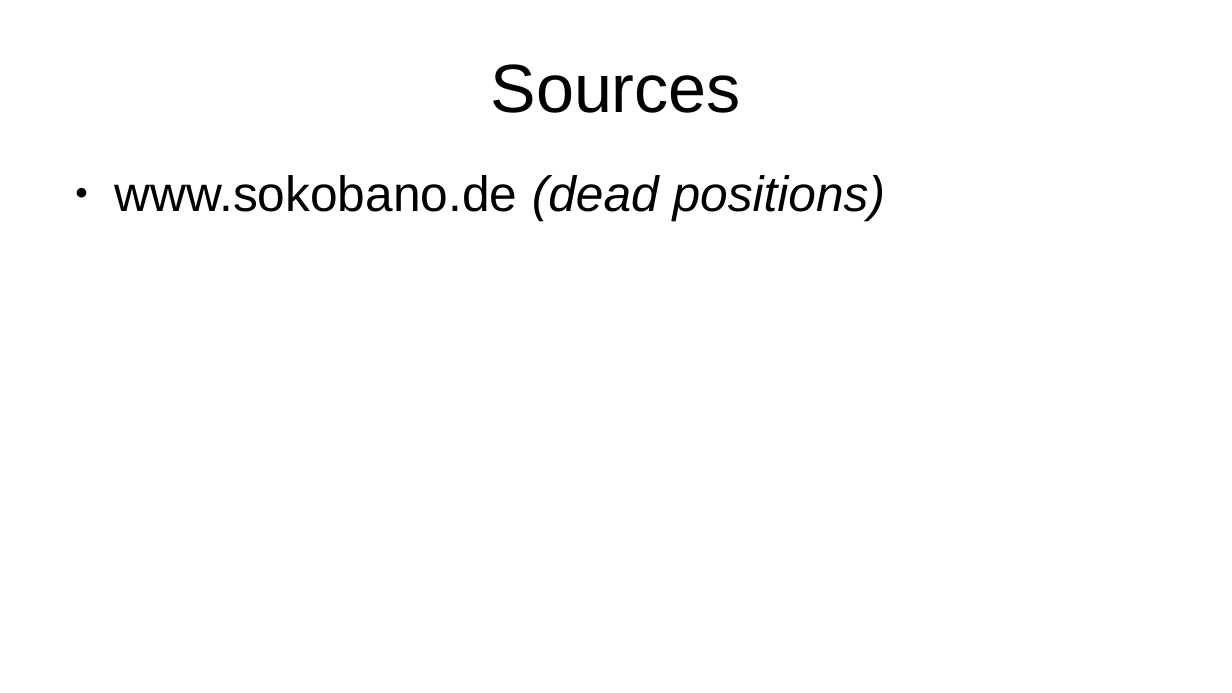
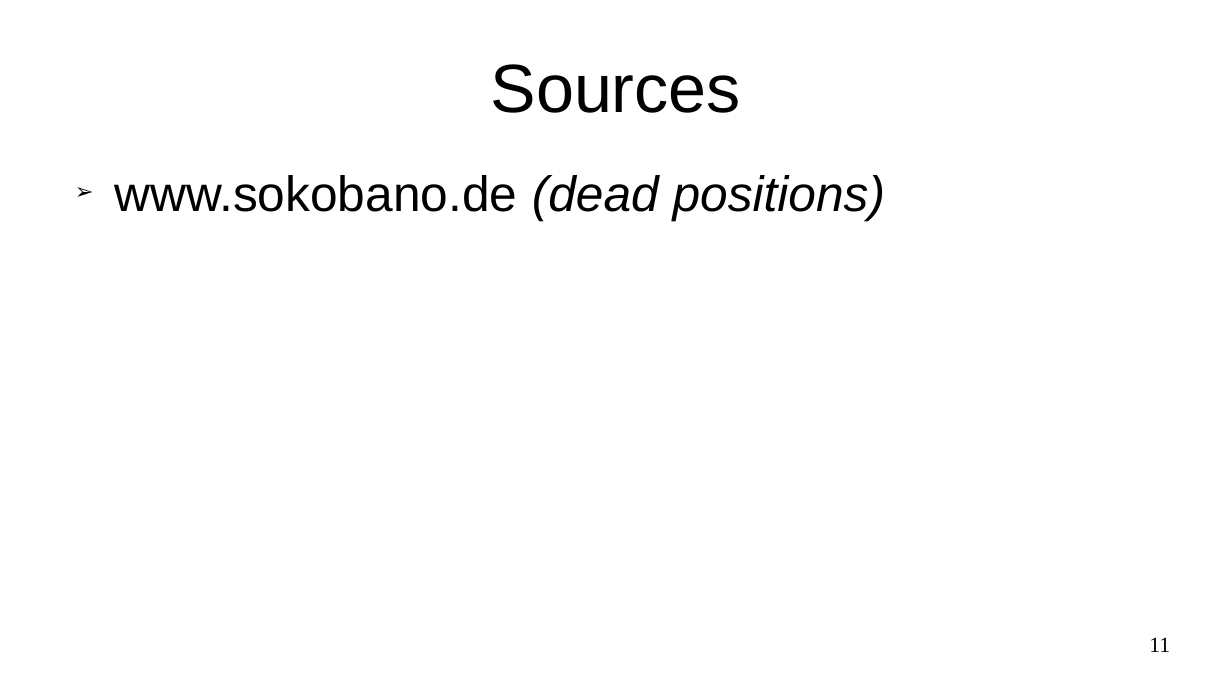
Before and after one commit to PoulpoGaz/sokoshell, a slide deck: slide 11 of documents/presentation.odp (slide 12 before the commit). Drawn at 1232x693 pixels with LibreOffice and Linux fonts; fonts in the diff are those of the drawing. Boxes give left, top, right and bottom in pixels: in the first picture for what was removed or moved away, otherwise in the second. Text is boxed around its words. In the diff, an @@ line names an element or a change of style, - is before the commit and + after.

```diff
--- a/documents/presentation.odp
+++ b/documents/presentation.odp
@@ text "www.sokobano.de (dead positions)" at (114, 175, 885, 221): bullet ● to ➢ @@
@@ page number added at (1149, 637, 1170, 652), 14 pt, text #000000 @@
+11
```
Also in this commit, not shown: 10 other slides changed, 1 slide removed.
